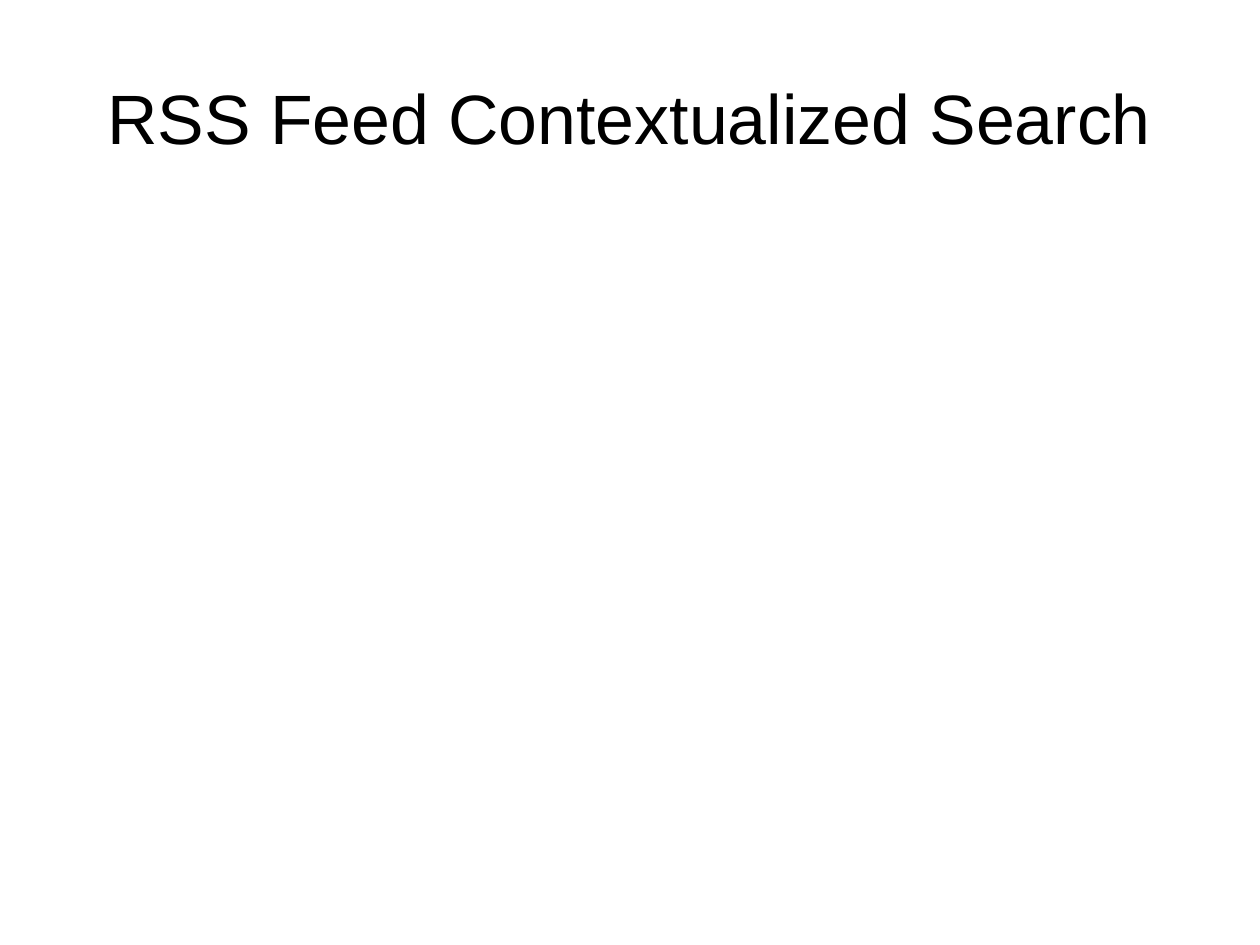
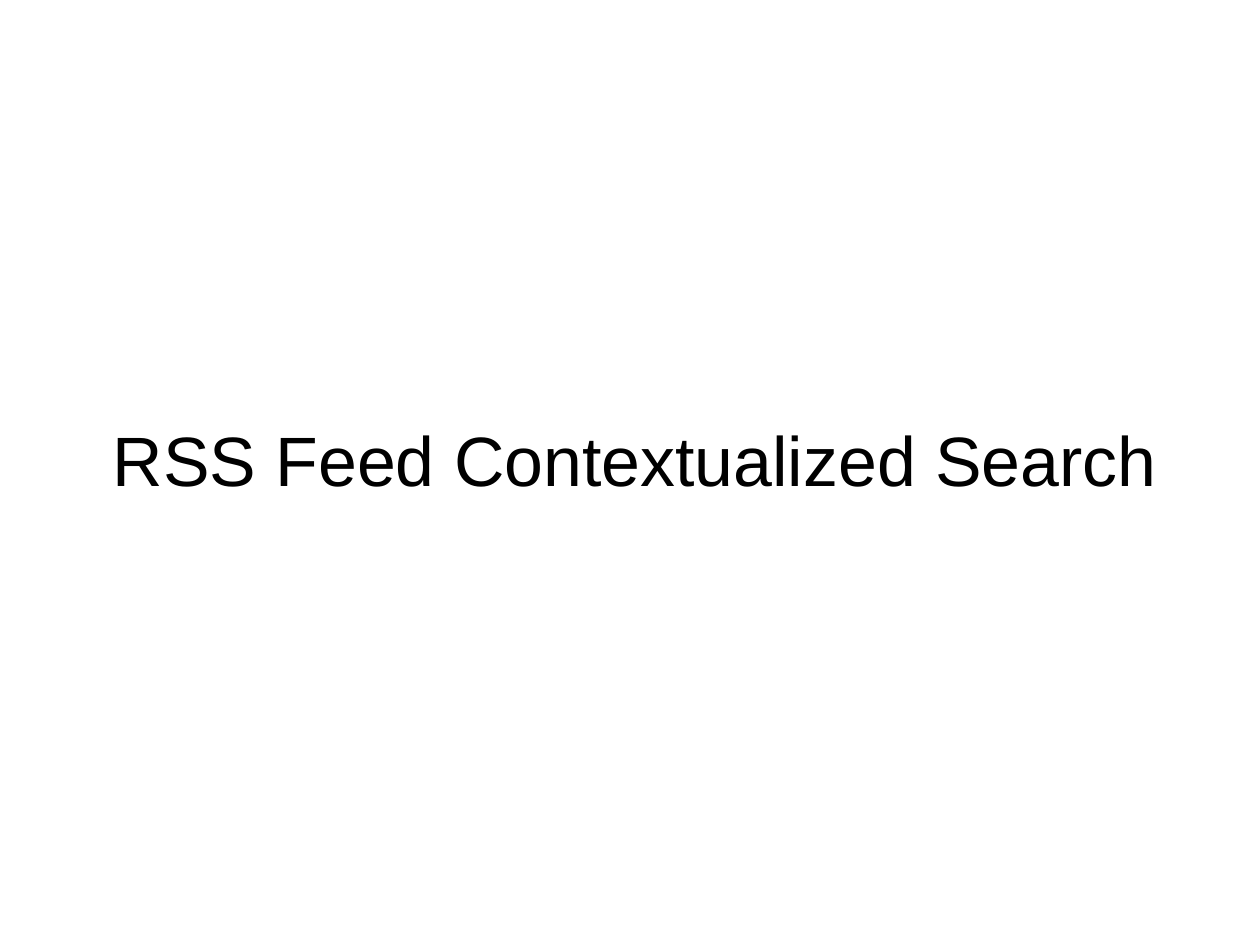
Before and after one commit to immersinn/rssfeed_link_collector, a slide deck: slide 1 of reports/RSS Feed Localized Search Overview Presentation.odp. Drawn at 1260x945 pixels with LibreOffice and Linux fonts; fonts in the diff are those of the drawing. Boxes give left, top, right and bottom in pixels: in the first picture for what was removed or moved away, otherwise in the second. Text is boxed around its words. In the diff, an @@ line names an element or a change of style, - is before the commit and + after.

Commit message:
+ streamlined graph graphing process + added notebook for generating content from copar article local search thingy + remove some old notebookos that were no longer needed + renamed a few files to "better" names + updated presentation

```diff
--- a/reports/RSS Feed Localized Search Overview Presentation.odp
+++ b/reports/RSS Feed Localized Search Overview Presentation.odp
@@ title "RSS Feed Contextualized Search" moved from (x1=107, y1=93, x2=1151, y2=145) to (x1=113, y1=435, x2=1156, y2=487) @@
```
Also in this commit, not shown: 4 other slides changed, 2 slides added, 27 other files.
